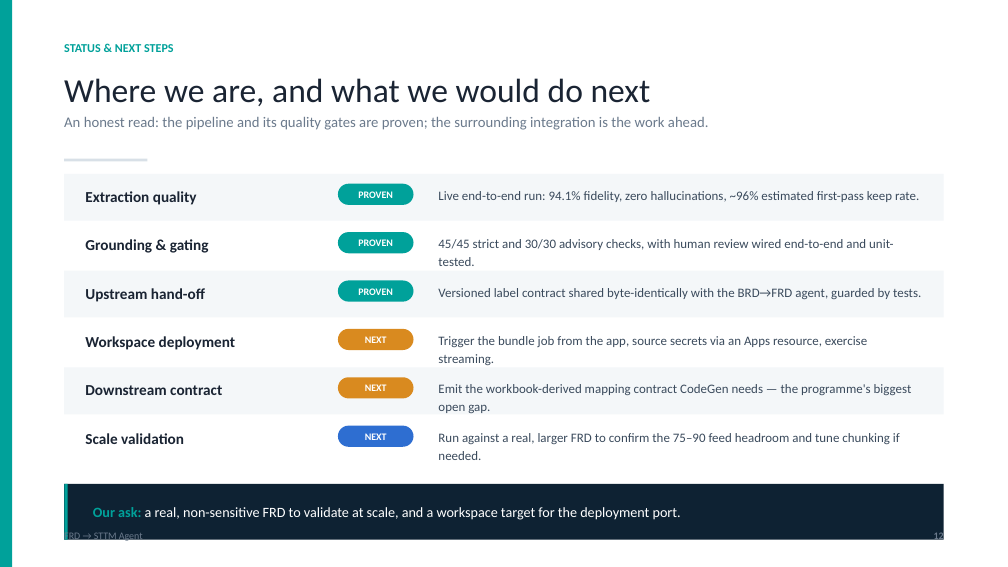
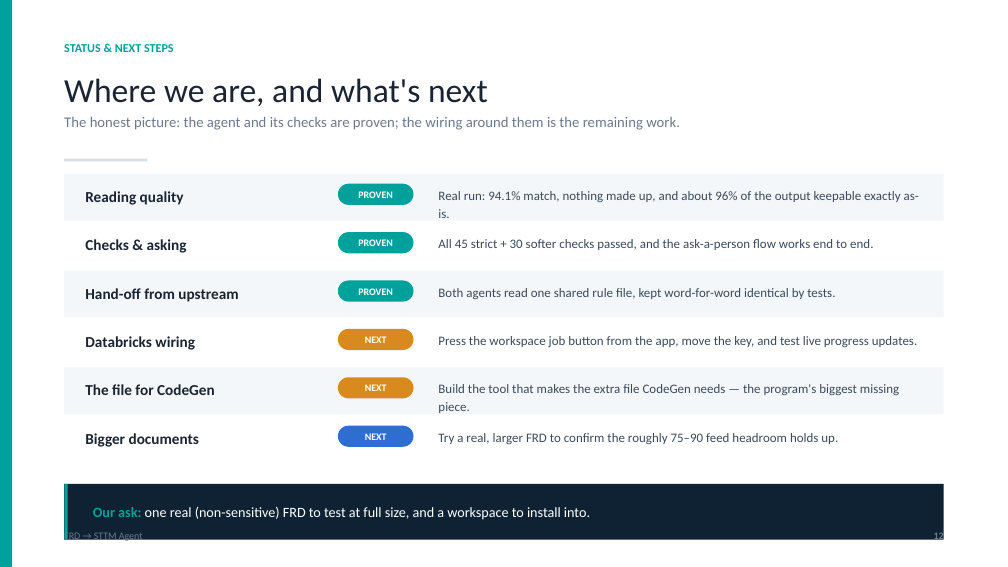
Before and after one commit to ArjunP4Hexaware/frd-to-sttm-agent-v2, a slide deck: slide 12 of docs/FRD_to_STTM_Agent_Demo.pptx. Drawn at 1008x567 pixels with LibreOffice and Linux fonts; fonts in the diff are those of the drawing. Boxes give left, top, right and bottom in pixels: in the first picture for what was removed or moved away, otherwise in the second. Text is boxed around its words. In the diff, an @@ line names an element or a change of style, - is before the commit and + after.

```diff
--- a/docs/FRD_to_STTM_Agent_Demo.pptx
+++ b/docs/FRD_to_STTM_Agent_Demo.pptx
@@ text at <box>64,78,488,106</box>: text changed @@
-Where we are, and what we would do next
+Where we are, and what's next
@@ text at <box>64,117,680,130</box>: text changed @@
-An honest read: the pipeline and its quality gates are proven; the surrounding integration is the work ahead.
+The honest picture: the agent and its checks are proven; the wiring around them is the remaining work.
@@ text at <box>85,191,184,205</box>: text changed @@
-Extraction quality
+Reading quality
@@ text at <box>438,191,919,218</box>: text changed @@
-Live end-to-end run: 94.1% fidelity, zero hallucinations, ~96% estimated first-pass keep rate.
+Real run: 94.1% match, nothing made up, and about 96% of the output keepable exactly as-is.
@@ text at <box>85,239,187,253</box>: text changed @@
-Grounding & gating
+Checks & asking
@@ text at <box>438,239,873,250</box>: text changed @@
-45/45 strict and 30/30 advisory checks, with human review wired end-to-end and unit-tested.
+All 45 strict + 30 softer checks passed, and the ask-a-person flow works end to end.
@@ text at <box>85,288,238,302</box>: text changed @@
-Upstream hand-off
+Hand-off from upstream
@@ text at <box>438,288,835,299</box>: text changed @@
-Versioned label contract shared byte-identically with the BRD→FRD agent, guarded by tests.
+Both agents read one shared rule file, kept word-for-word identical by tests.
@@ text at <box>85,336,195,350</box>: text changed @@
-Workspace deployment
+Databricks wiring
@@ text at <box>438,336,917,347</box>: text changed @@
-Trigger the bundle job from the app, source secrets via an Apps resource, exercise streaming.
+Press the workspace job button from the app, move the key, and test live progress updates.
@@ text at <box>85,384,215,395</box>: text changed @@
-Downstream contract
+The file for CodeGen
@@ text at <box>438,384,899,413</box>: text changed @@
-Emit the workbook-derived mapping contract CodeGen needs — the programme's biggest open gap.
+Build the tool that makes the extra file CodeGen needs — the program's biggest missing piece.
@@ text at <box>85,433,199,447</box>: text changed @@
-Scale validation
+Bigger documents
@@ text at <box>438,433,838,444</box>: text changed @@
-Run against a real, larger FRD to confirm the 75–90 feed headroom and tune chunking if needed.
+Try a real, larger FRD to confirm the roughly 75–90 feed headroom holds up.
@@ text at <box>93,507,590,520</box>: text changed @@
-Our ask: a real, non-sensitive FRD to validate at scale, and a workspace target for the deployment port.
+Our ask: one real (non-sensitive) FRD to test at full size, and a workspace to install into.
```
Also in this commit, not shown: 12 other slides changed, 1 other file.
